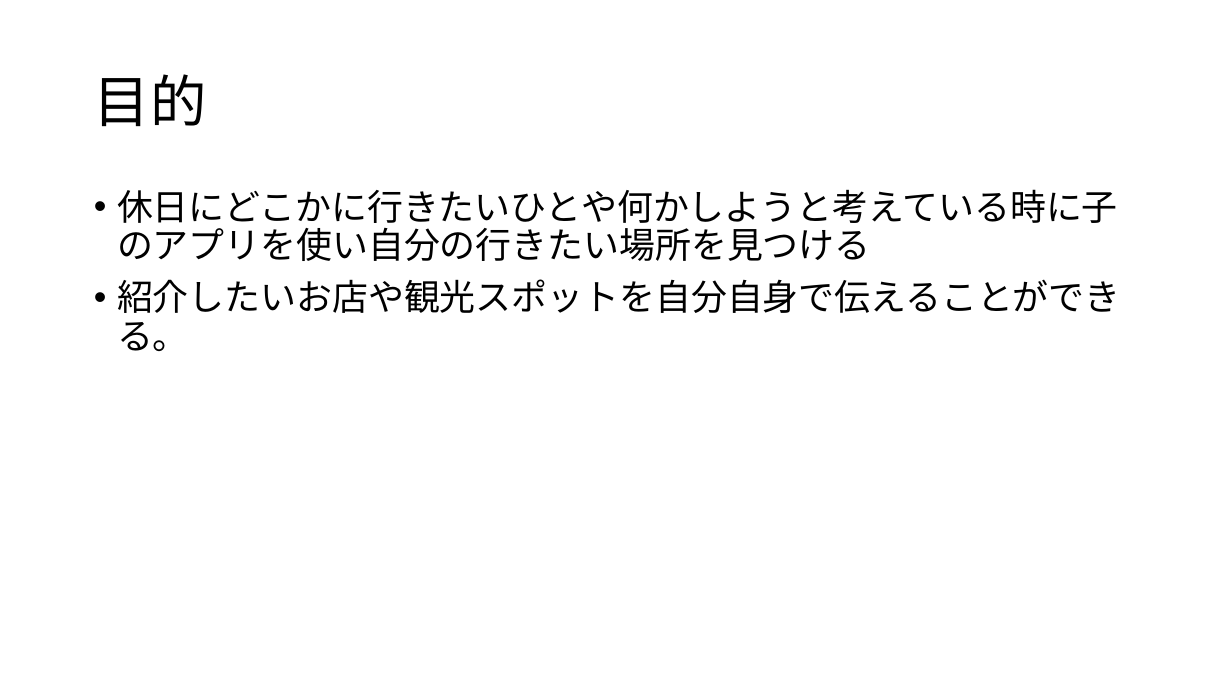
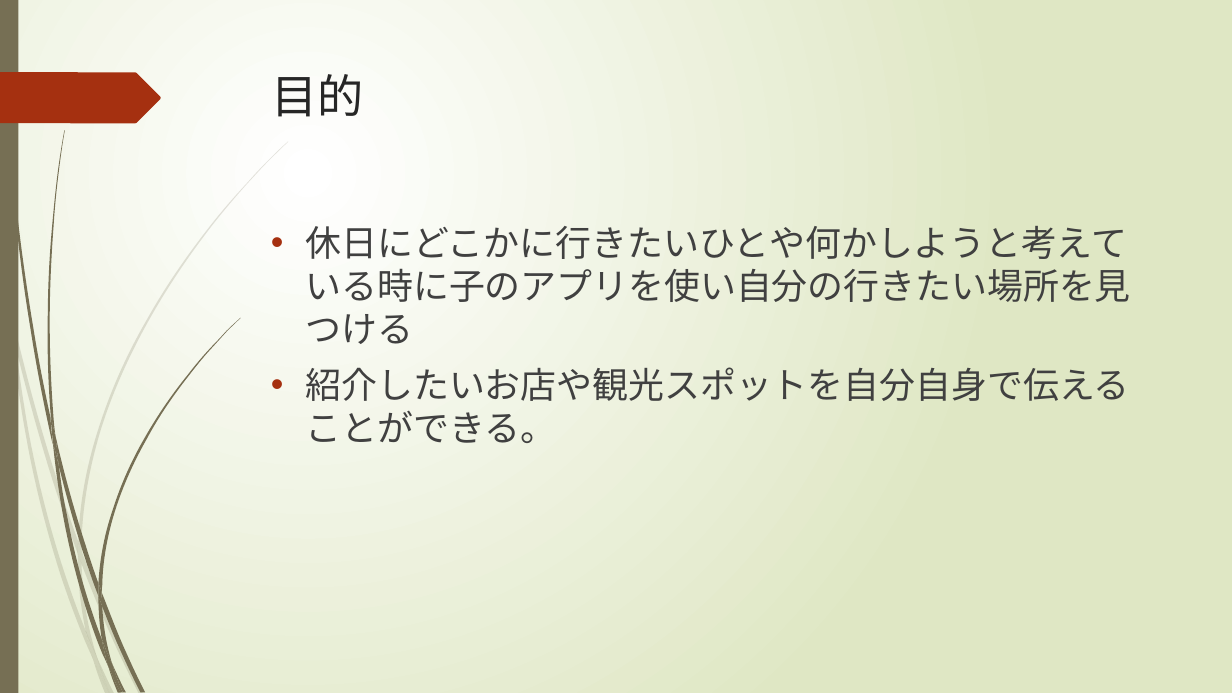
Before and after one commit to katuyou215/it2-class01-idehara, a slide deck: slide 3 of final-katuyou215/観光.pptx. Drawn at 1232x693 pixels with LibreOffice and Linux fonts; fonts in the diff are those of the drawing. Boxes give left, top, right and bottom in pixels: in the first picture for what was removed or moved away, otherwise in the second. Text is boxed around its words. In the diff, an @@ line names an element or a change of style, - is before the commit and + after.

```diff
--- a/final-katuyou215/観光.pptx
+++ b/final-katuyou215/観光.pptx
@@ background #FFFFFF to gradient #FFFFFF to #DFE8C4 @@
@@ rectangle added at (0,0,18,693), fill #766F54 @@
@@ freeform shape added at (0,72,161,123), fill #A53010 @@
@@ title "目的": place and size @@
-title "目的" at (94,74,207,127)
+title "目的" at (271,74,363,117)
@@ title "目的" at (271,74,363,117): size 44 to 36 pt, font Calibri to League Spartan, text colour #000000 to #262626; line spacing 0.9 to 1; vertical alignment middle to top @@
@@ text "休日にどこかに行きたいひとや何かしようと考えている時に子のアプリを使い自分の行きたい場所を見つける": place and size @@
-text "休日にどこかに行きたいひとや何かしようと考えている時に子のアプリを使い自分の行きたい場所を見つける" at (117,189,1121,351)
+text "休日にどこかに行きたいひとや何かしようと考えている時に子のアプリを使い自分の行きたい場所を見つける" at (306,225,1131,443)
@@ text "休日にどこかに行きたいひとや何かしようと考えている時に子のアプリを使い自分の行きたい場所を見つける" at (306,225,1131,443): font Calibri to League Spartan, text colour #000000 to #404040; indent changed; line spacing 0.9 to 1 @@
@@ group added at (0,141,288,693): 10 freeform shapes @@
@@ group added at (3,0,240,693): 12 freeform shapes @@
```
Also in this commit, not shown: 4 other slides changed.
